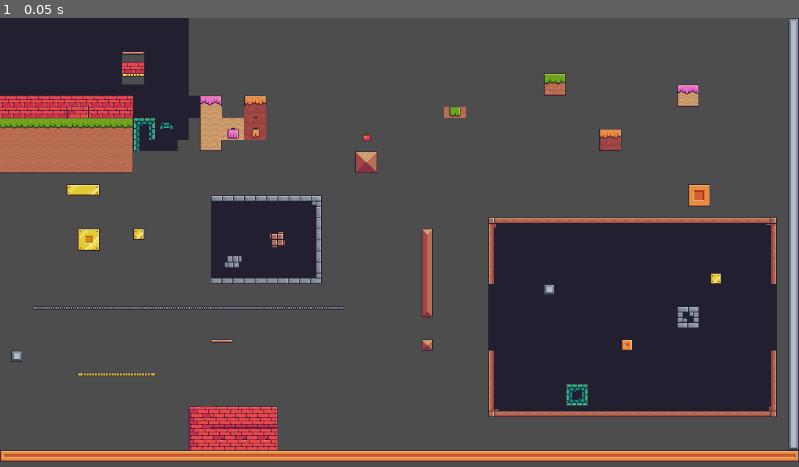
Above: before the commit, frame 1.
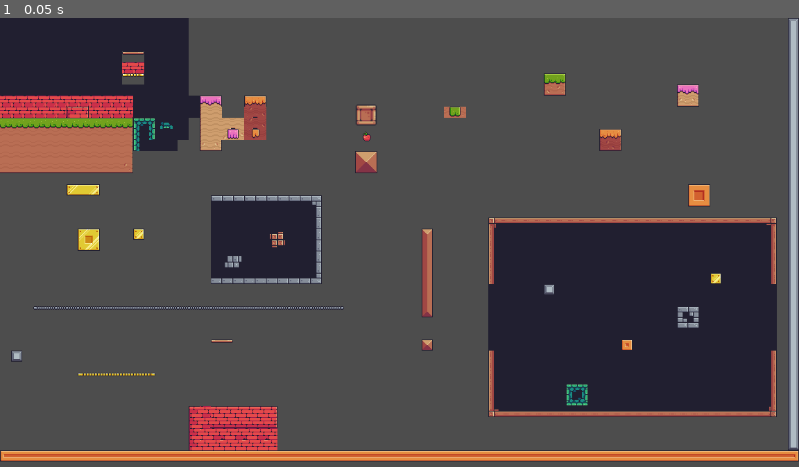
Above: after the commit, the same moment.

Repository: Akantonio/Summer2024Godot
Game: Godot game, scene res://tile_map.tscn
Two runs of this game, one before a commit and one after it. Both use one fixed random seed, a clock stepped at 60 frames per second and the inputs below. The project has no main scene, so this scene is started directly.
Inputs:
- Up to frame 1 (0.05 s): no input

The runs differ from the first frame. In frame 1, 0.1% of the frame differs, in the area x 44-48%, y 19-24%.

Commit message:
Fixed Location of AnimationPlayer child node

Diff:
--- /dev/null
+++ b/Level Scripts/VanishingPlatform.gd
@@ -0,0 +1,12 @@
+extends Area2D
+
+
+func _physics_process(_delta):
+	var bodies = get_overlapping_bodies()
+	for body in bodies:
+		if body.name == "Player":
+			$AnimationPlayer.play("destroy")
+			#await($AnimationPlayer)
+			queue_free()
+		else:
+			$AnimationPlayer.play("idle")
--- a/tile_map.tscn
+++ b/tile_map.tscn
@@ -1,7 +1,9 @@
-[gd_scene load_steps=10 format=3 uid="uid://dagdgdnxrw5ei"]
+[gd_scene load_steps=18 format=3 uid="uid://dagdgdnxrw5ei"]
 
 [ext_resource type="Texture2D" uid="uid://xxyv0skymi54" path="res://Free/Terrain/Terrain (16x16).png" id="1_psgif"]
 [ext_resource type="Texture2D" uid="uid://bvpp1ldsmqvmx" path="res://Free/Items/Fruits/Apple.png" id="2_1q0r1"]
+[ext_resource type="Script" path="res://Level Scripts/VanishingPlatform.gd" id="3_mixcf"]
+[ext_resource type="Texture2D" uid="uid://kdpg768cuoff" path="res://Free/Items/Boxes/Box1/Vanish.png" id="4_ndgsv"]
 
 [sub_resource type="TileSetAtlasSource" id="TileSetAtlasSource_2njb3"]
 texture = ExtResource("1_psgif")
@@ -914,6 +916,64 @@
 "RESET": SubResource("Animation_yj2kb")
 }
 
+[sub_resource type="RectangleShape2D" id="RectangleShape2D_khy8r"]
+
+[sub_resource type="RectangleShape2D" id="RectangleShape2D_eqkqf"]
+
+[sub_resource type="Animation" id="Animation_25sb2"]
+length = 0.001
+tracks/0/type = "value"
+tracks/0/imported = false
+tracks/0/enabled = true
+tracks/0/path = NodePath("VanishingPlatform/Sprite2D:frame")
+tracks/0/interp = 1
+tracks/0/loop_wrap = true
+tracks/0/keys = {
+"times": PackedFloat32Array(0),
+"transitions": PackedFloat32Array(1),
+"update": 1,
+"values": [0]
+}
+
+[sub_resource type="Animation" id="Animation_tyxl3"]
+resource_name = "destroy"
+length = 0.5
+tracks/0/type = "value"
+tracks/0/imported = false
+tracks/0/enabled = true
+tracks/0/path = NodePath("VanishingPlatform/Sprite2D:frame")
+tracks/0/interp = 1
+tracks/0/loop_wrap = true
+tracks/0/keys = {
+"times": PackedFloat32Array(0, 0.1, 0.2, 0.3, 0.4),
+"transitions": PackedFloat32Array(1, 1, 1, 1, 1),
+"update": 1,
+"values": [0, 0, 1, 2, 3]
+}
+
+[sub_resource type="Animation" id="Animation_on6lc"]
+resource_name = "idle"
+length = 0.1
+tracks/0/type = "value"
+tracks/0/imported = false
+tracks/0/enabled = true
+tracks/0/path = NodePath("VanishingPlatform/Sprite2D:frame")
+tracks/0/interp = 1
+tracks/0/loop_wrap = true
+tracks/0/keys = {
+"times": PackedFloat32Array(0, 0.1, 0.2, 0.3, 0.4),
+"transitions": PackedFloat32Array(1, 1, 1, 1, 1),
+"update": 1,
+"values": [0, 0, 1, 2, 3]
+}
+
+[sub_resource type="AnimationLibrary" id="AnimationLibrary_64w4h"]
+_data = {
+"RESET": SubResource("Animation_25sb2"),
+"destroy": SubResource("Animation_tyxl3"),
+"idle": SubResource("Animation_on6lc")
+}
+
 [node name="TestLevel" type="Node2D"]
 
 [node name="TileMap" type="TileMap" parent="."]
@@ -937,3 +997,26 @@
 "": SubResource("AnimationLibrary_4bgkg")
 }
 autoplay = "AppleIdle"
+
+[node name="VanishingPlatform" type="Area2D" parent="."]
+position = Vector2(528, 140)
+scale = Vector2(1.5, 1.5)
+script = ExtResource("3_mixcf")
+
+[node name="Sprite2D" type="Sprite2D" parent="VanishingPlatform"]
+texture = ExtResource("4_ndgsv")
+hframes = 4
+
+[node name="CollisionShape2D" type="CollisionShape2D" parent="VanishingPlatform"]
+shape = SubResource("RectangleShape2D_khy8r")
+
+[node name="StaticBody2D" type="StaticBody2D" parent="VanishingPlatform"]
+
+[node name="CollisionShape2D" type="CollisionShape2D" parent="VanishingPlatform/StaticBody2D"]
+shape = SubResource("RectangleShape2D_eqkqf")
+
+[node name="AnimationPlayer" type="AnimationPlayer" parent="VanishingPlatform"]
+root_node = NodePath("../..")
+libraries = {
+"": SubResource("AnimationLibrary_64w4h")
+}
